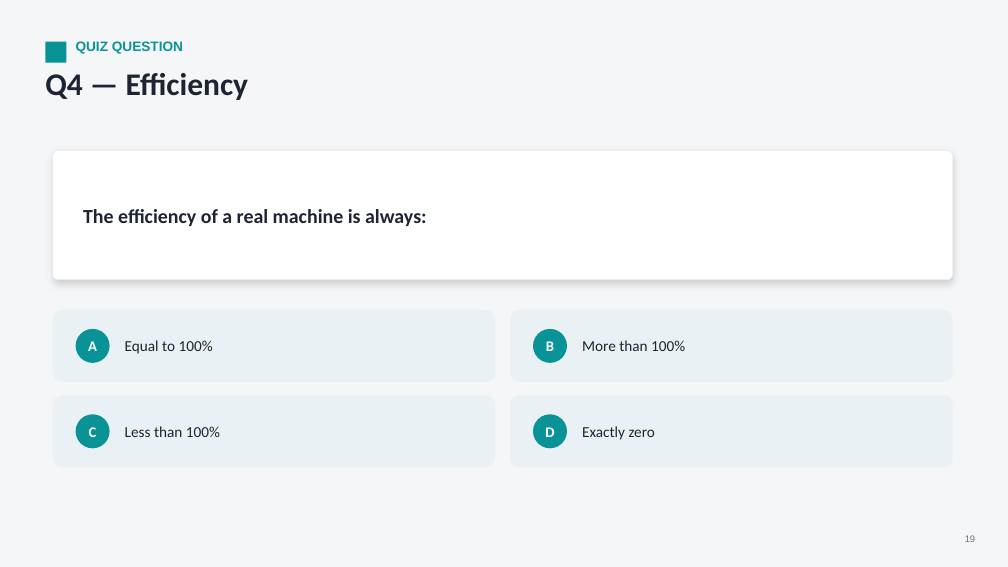
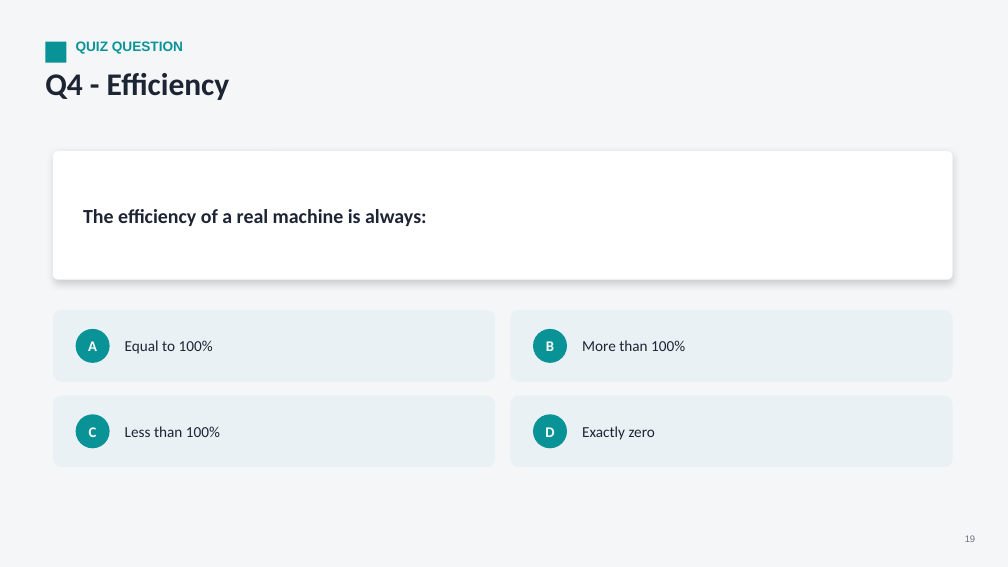
Before and after one commit to parmeshwars2911/MyFirstAR, a slide deck: slide 19 of ppt/Grade06/G06_S30_Simple_Machines_1.pptx. Drawn at 1008x567 pixels with LibreOffice and Linux fonts; fonts in the diff are those of the drawing. Boxes give left, top, right and bottom in pixels: in the first picture for what was removed or moved away, otherwise in the second. Text is boxed around its words. In the diff, an @@ line names an element or a change of style, - is before the commit and + after.

```diff
--- a/ppt/Grade06/G06_S30_Simple_Machines_1.pptx
+++ b/ppt/Grade06/G06_S30_Simple_Machines_1.pptx
@@ text at [45,73,230,100]: text changed @@
-Q4 — Efficiency
+Q4 - Efficiency
```
Also in this commit, not shown: 19 other slides changed, 11 other files.
